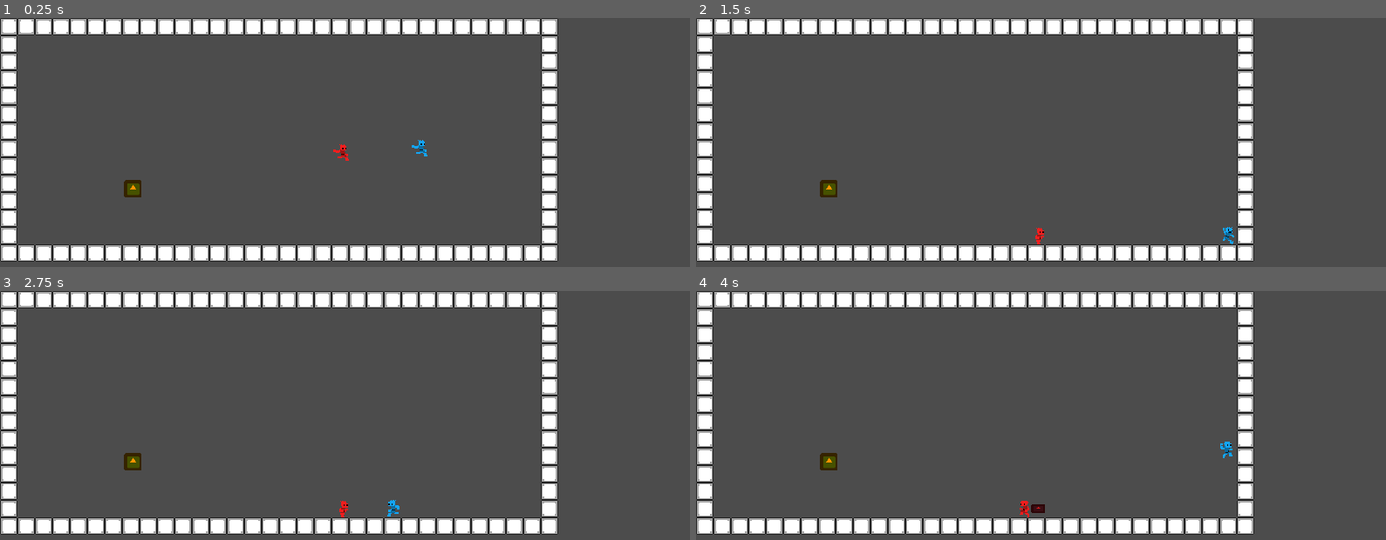
Above: before the commit, frames 1-4 (two rows, left to right).
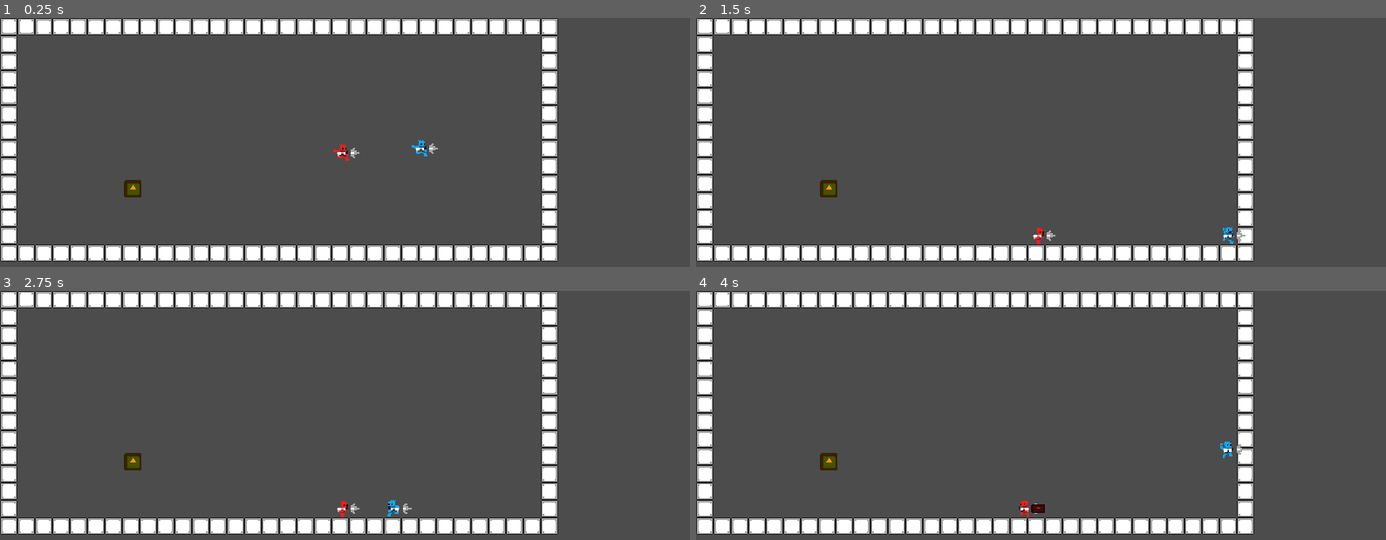
Above: after the commit, the same moments.

Repository: JUB-Yoush/wizgun-project
Game: Godot game, scene res://src/stage/Main.tscn
The game is run twice, just before and just after one commit, with the same random seed, the same clock (stepped at 60 frames per second) and the same inputs. The engine's default icon, where the game draws it, is replaced by a stand-in: a white triangle on a blue panel in a dark square.
Inputs:
- Up to frame 1 (0.25 s): no input
- Up to frame 2 (1.5 s): hold Right (p1_right) from 0.53 s (still down); tap . (p1_gun) at 0.6 s; tap , (p1_jump) at 0.77 s; tap / (p1_sword) at 1.35 s
- Up to frame 3 (2.75 s): tap , (p1_jump) at 1.52 s; tap Enter at 2 s; release Right (p1_right) at 2.03 s; hold Left (p1_left) from 2.03 s (still down); tap S (p2_down) at 2.1 s
- Up to frame 4 (4 s): release Left (p1_left) at 2.78 s; hold Right (p1_right) from 2.78 s (still down); tap B (p2_gun) at 2.85 s; tap , (p1_jump) at 3.02, 3.77 s; tap Space at 3.5 s; tap A (p2_left) at 3.6 s

The runs differ from the first frame. In frame 1, less than 0.1% of the frame differs, in the area x 48-64%, y 50-57%; in frame 2, less than 0.1%; in frame 3, less than 0.1%; in frame 4, less than 0.1%.

Commit message:
got sprites, need to fix animations

Diff:
--- a/src/characters/base/Base.gd
+++ b/src/characters/base/Base.gd
@@ -17,6 +17,8 @@
 # CHILD NODES ---------------------------------------
 onready var hitbox := $Hitbox
 onready var sprite := $Sprite
+onready var gun := $Gun
+onready var gunSprite := $Gun/GunSprite
 onready var animPlayer := $AnimationPlayer
 onready var area := $Area2D
 
@@ -50,8 +52,9 @@
 export var gun_recoil:Vector2 = Vector2(400,400)
 #onready var gunCooldown = $GunCooldown
 export var ammo = 99
+var has_gun := true
 var gun_cool_time:float = 0.3
-var gun_cooling = false
+var gun_cooling := false
 
 #SLASHING -----------------------------
 export var slash_speed:Vector2 = Vector2(700,500)
@@ -213,8 +216,7 @@
 
 	reset_state()
 
-func on_gunCooldown_timeout():
-	gun_cooling = false
+
 
 func state_in_air(delta):
 	update_dir()
@@ -257,10 +259,7 @@
 		last_dir.x = dir.x
 	last_dir.y = dir.y
 
-	if dir.x < 0:
-		sprite.flip_h = true
-	elif dir.x > 0:
-		sprite.flip_h = false
+	turn_char(dir)
 
 func move(delta):
 	if dir.x != 0:
@@ -321,3 +320,21 @@
 	emit_signal("start_hitstop",time_scale,duration)
 	yield(get_parent(),"hitstop_over")
 	_state = last_state
+
+
+# ANIMATION --------------------------------------------
+func turn_char(dir):
+	if dir.x < 0:
+		sprite.flip_h = true
+		gunSprite.flip_h = true
+
+	elif dir.x > 0:
+		sprite.flip_h = false
+		gunSprite.flip_h = false
+
+#	if dir_at_press.y == 0:
+#		aiming_dir.x = dir_at_press.x
+#	else:
+#		aiming_dir.y = dir_at_press.y
+
+# reposition bullet spawn based on dir held
--- a/src/characters/base/Base.tscn
+++ b/src/characters/base/Base.tscn
@@ -151,7 +151,7 @@
 centered = false
 offset = Vector2( -8, -8 )
 hframes = 9
-frame = 2
+frame = 6
 region_enabled = true
 region_rect = Rect2( 0, 0, 144, 16 )
 
@@ -175,3 +175,22 @@
 anims/slash = SubResource( 6 )
 anims/slash_endlag = SubResource( 7 )
 anims/slide = SubResource( 5 )
+
+[node name="Gun" type="Node2D" parent="."]
+
+[node name="GunSprite" type="Sprite" parent="Gun"]
+texture = ExtResource( 1 )
+centered = false
+offset = Vector2( -8, -8 )
+region_enabled = true
+region_rect = Rect2( 0, 16, 16, 16 )
+
+[node name="GunFlash" type="Sprite" parent="Gun/GunSprite"]
+position = Vector2( 16, 0 )
+texture = ExtResource( 1 )
+centered = false
+offset = Vector2( -8, -8 )
+region_enabled = true
+region_rect = Rect2( 16, 16, 16, 16 )
+
+[node name="BulletSpawn" type="Position2D" parent="Gun"]
--- a/src/characters/p1/Player1.tscn
+++ b/src/characters/p1/Player1.tscn
@@ -4,5 +4,7 @@
 [ext_resource path="res://src/characters/p1/Player1.gd" type="Script" id=2]
 
 [node name="Player1" instance=ExtResource( 1 )]
+script = ExtResource( 2 )
+
+[node name="Sprite" parent="." index="0"]
 modulate = Color( 0.0823529, 0.65098, 0.956863, 1 )
-script = ExtResource( 2 )
--- a/src/characters/p2/Player2.tscn
+++ b/src/characters/p2/Player2.tscn
@@ -4,5 +4,7 @@
 [ext_resource path="res://src/characters/p2/Player2.gd" type="Script" id=2]
 
 [node name="Player2" instance=ExtResource( 1 )]
-modulate = Color( 0.94902, 0.121569, 0.121569, 1 )
 script = ExtResource( 2 )
+
+[node name="Sprite" parent="." index="0"]
+self_modulate = Color( 0.94902, 0.121569, 0.121569, 1 )
Binary file changed: assets/tilesheet.png
Not shown, changed: todo.txt
